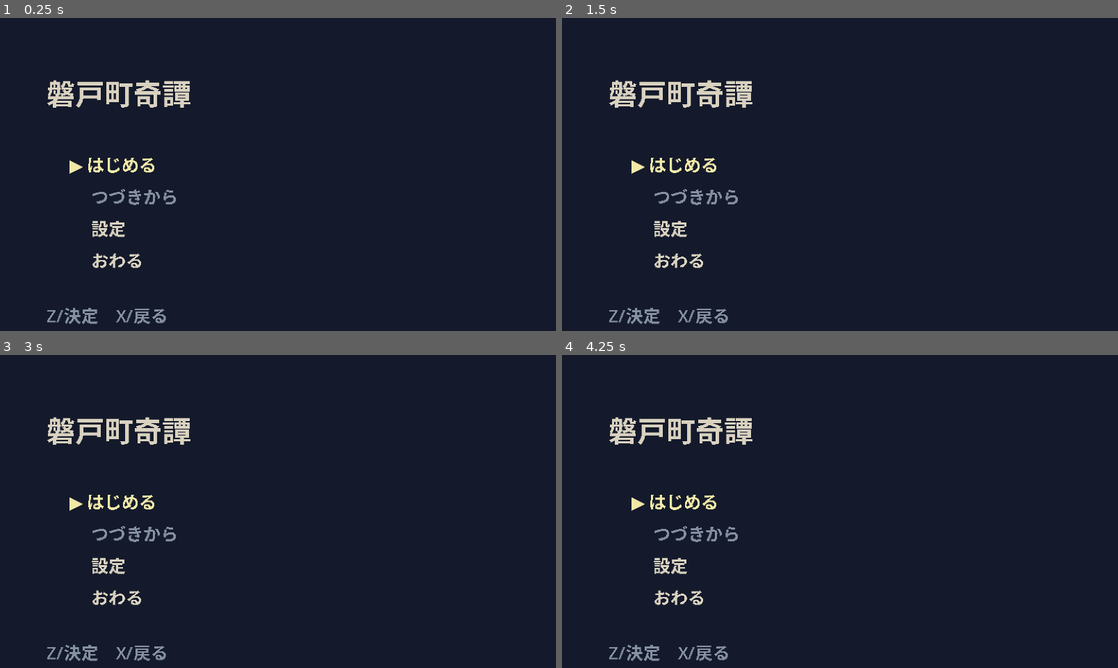
Above: before the commit, frames 1-4 (two rows, left to right).
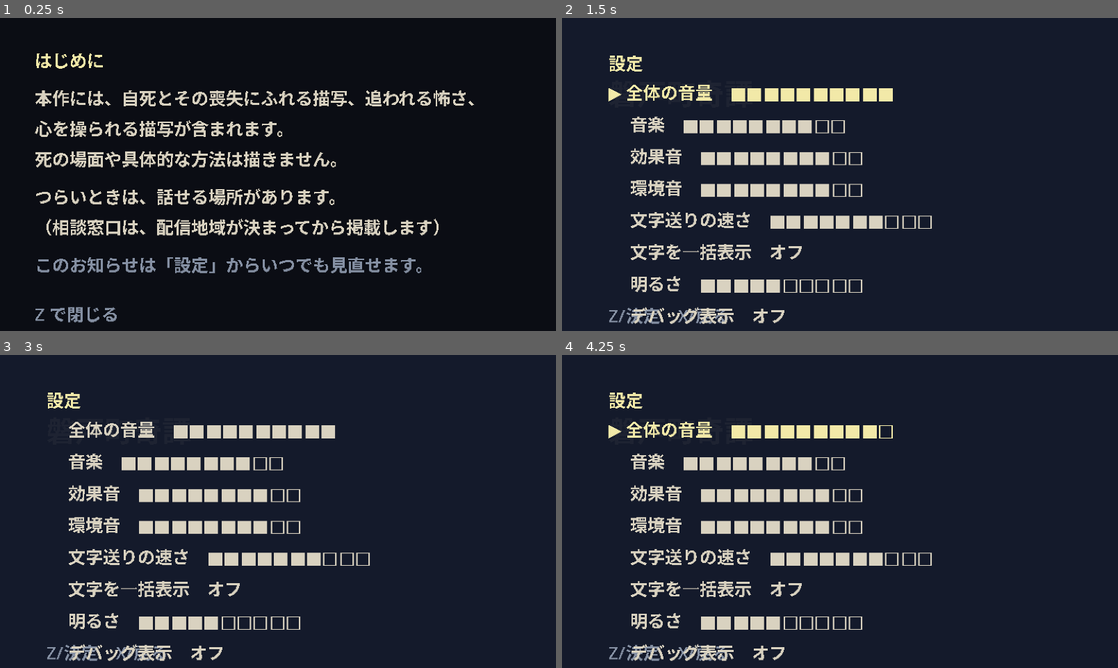
Above: after the commit, the same moments.

Repository: kijima-masaru/Ano-natsu-no-hyaku-ki-yak-
Game: Godot game, scene res://scenes/ui/title.tscn
The game is run twice, just before and just after one commit, with the same random seed, the same clock (stepped at 60 frames per second) and the same inputs.
Inputs (mouse positions are in pixels of both pictures, inside the frame that each line leads up to):
- Up to frame 1 (0.25 s): no input
- Up to frame 2 (1.5 s): tap Enter (ui_accept) at 0.5, 0.77, 1.25 s; move the mouse to (962, 158) at 0.52 s; hold D (move_right) 0.53-1.28 s; hold F (flashlight) 0.53-1.28 s; click (962, 158) at 0.67 s; move the mouse to (728, 190) at 1.27 s; hold S (move_down) from 1.28 s (still down); tap Z (interact) at 1.35 s; click (728, 190) at 1.42 s
- Up to frame 3 (3 s): tap Enter (ui_accept) at 1.52, 2, 2.75 s; move the mouse to (333, 442) at 2.02 s; release S (move_down) at 2.03 s; hold D (move_right) 2.03-2.78 s; hold N (open_notebook) 2.03-2.78 s; click (333, 442) at 2.17 s; move the mouse to (250, 574) at 2.77 s; hold W (move_up) from 2.78 s (still down); tap Shift (sneak) at 2.85 s; click (250, 574) at 2.92 s
- Up to frame 4 (4.25 s): tap Enter (ui_accept) at 3.02, 3.5, 3.77 s; move the mouse to (1006, 558) at 3.52 s; release W (move_up) at 3.53 s; hold A (move_left) from 3.53 s (still down); hold F (flashlight) from 3.53 s (still down); click (1006, 558) at 3.67 s

The runs differ from the first frame. In frame 1, 10% of the frame differs, in the area x 6-86%, y 11-98%; in frame 2, 10%, in the area x 8-67%, y 12-98%; in frame 3, 10%; in frame 4, 10%.
Error before the commit: Parse Error: Identifier "AudioMixer" not declared in the current scope. (res://scripts/autoload/audio_manager.gd:69)

Commit message:
refactor: 暗転・音の配線・追跡者のデバッグ描画を切り出す
- ScreenFade：暗転層の生成とアルファの Tween（SceneRouter の遷移と fade アクション）
- AudioMixer：バス作成・プレイヤー生成・音量・クロスフェード（AudioManager は何を鳴らすかだけ）
- StalkerView：debug_overlay の状態名・聴覚半径・視界扇形の描画（stalker.gd は状態機械と移動）

Co-Authored-By: Claude Fable 5.1 <noreply@anthropic.com>
Claude-Session: https://claude.ai/code/session_012m8V77zujmRXRRP5JutGJS

Diff:
--- a/scripts/actors/stalker.gd
+++ b/scripts/actors/stalker.gd
@@ -294,15 +294,8 @@
 func _draw() -> void:
 	if not bool(SaveManager.get_setting("debug_overlay")):
 		return
-	var hearing: float = AudioManager.last_noise_radius * hearing_multiplier()
-	draw_arc(Vector2.ZERO, maxf(hearing, 8.0), 0.0, TAU, 32, Palette.with_alpha(Palette.FLUORESCENT, 0.5), 1.0)
-	var forward: float = Vector2(facing).angle()
-	var pts: PackedVector2Array = PackedVector2Array([Vector2.ZERO])
-	for i: int in 9:
-		var a: float = forward - vision_half_angle() + vision_half_angle() * 2.0 * i / 8.0
-		pts.append(Vector2.from_angle(a) * vision_range())
-	draw_colored_polygon(pts, Palette.with_alpha(Palette.VENDING_RED if state == State.CHASE else Palette.STREETLAMP_GLOW, 0.2))
-	draw_string(ThemeDB.fallback_font, Vector2(-16, -26), STATE_NAMES[state], HORIZONTAL_ALIGNMENT_LEFT, -1, 10, Palette.get_color(Palette.FLUORESCENT))
+	StalkerView.draw_debug(self, STATE_NAMES[state], state == State.CHASE, facing,
+		AudioManager.last_noise_radius * hearing_multiplier(), vision_range(), vision_half_angle())
 
 
 func _process(_delta: float) -> void:
--- /dev/null
+++ b/scripts/actors/stalker_view.gd
@@ -0,0 +1,15 @@
+class_name StalkerView
+extends RefCounted
+## 追跡者のデバッグ表示（状態名・聴覚半径・視界扇形）。判断と移動は stalker.gd。ここは描くだけで状態を変えない。
+
+
+## デバッグ表示（設定 debug_overlay がオンのとき）。stalker の draw_* を使う
+static func draw_debug(stalker: Node2D, state_name: String, chasing: bool, facing: Vector2i, hearing_radius: float, vision_range: float, vision_half_angle: float) -> void:
+	stalker.draw_arc(Vector2.ZERO, maxf(hearing_radius, 8.0), 0.0, TAU, 32, Palette.with_alpha(Palette.FLUORESCENT, 0.5), 1.0)
+	var forward: float = Vector2(facing).angle()
+	var pts: PackedVector2Array = PackedVector2Array([Vector2.ZERO])
+	for i: int in 9:
+		var a: float = forward - vision_half_angle + vision_half_angle * 2.0 * i / 8.0
+		pts.append(Vector2.from_angle(a) * vision_range)
+	stalker.draw_colored_polygon(pts, Palette.with_alpha(Palette.VENDING_RED if chasing else Palette.STREETLAMP_GLOW, 0.2))
+	stalker.draw_string(ThemeDB.fallback_font, Vector2(-16, -26), state_name, HORIZONTAL_ALIGNMENT_LEFT, -1, 10, Palette.get_color(Palette.FLUORESCENT))
--- a/scripts/autoload/scene_router.gd
+++ b/scripts/autoload/scene_router.gd
@@ -271,28 +271,13 @@
 
 
 func _build_fade_layer() -> void:
-	var layer: CanvasLayer = CanvasLayer.new()
-	layer.name = "FadeLayer"
-	layer.layer = FADE_CANVAS_LAYER
-	add_child(layer)
-	_fade = ColorRect.new()
-	_fade.name = "Fade"
-	_fade.mouse_filter = Control.MOUSE_FILTER_IGNORE
-	_fade.set_anchors_preset(Control.PRESET_FULL_RECT)
-	_fade.color = Palette.with_alpha(Palette.FADE_BLACK, 0.0)
-	layer.add_child(_fade)
+	_fade = ScreenFade.build(self, FADE_CANVAS_LAYER)
 
 
 ## 画面の暗転を明示的に行う（fade アクション。終幕の間の取り方に使う）
 func fade_screen(alpha: float, seconds: float) -> void:
-	if _fade == null:
-		return
-	var tween: Tween = create_tween()
-	tween.tween_property(_fade, "color:a", clampf(alpha, 0.0, 1.0), maxf(0.0, seconds))
-	await tween.finished
+	await ScreenFade.fade(self, _fade, alpha, seconds)
 
 
 func _fade_to(alpha: float) -> void:
-	var tween: Tween = create_tween()
-	tween.tween_property(_fade, "color:a", alpha, FADE_DURATION)
-	await tween.finished
+	await ScreenFade.fade(self, _fade, alpha, FADE_DURATION)
--- /dev/null
+++ b/scripts/systems/audio_mixer.gd
@@ -0,0 +1,49 @@
+class_name AudioMixer
+extends RefCounted
+## バス・プレイヤー・音量・クロスフェードの配線。AudioManager が「何を鳴らすか」を決め、ここが「どう鳴らすか」を担う。
+
+
+## 無ければバスを作り Master へ送る
+static func ensure_buses(names: PackedStringArray) -> void:
+	for name: String in names:
+		if AudioServer.get_bus_index(name) < 0:
+			var idx: int = AudioServer.bus_count
+			AudioServer.add_bus(idx)
+			AudioServer.set_bus_name(idx, name)
+			AudioServer.set_bus_send(idx, "Master")
+
+
+static func make_player(owner: Node, bus: String, name: String) -> AudioStreamPlayer:
+	var p: AudioStreamPlayer = AudioStreamPlayer.new()
+	p.name = name
+	p.bus = bus
+	owner.add_child(p)
+	return p
+
+
+## 0〜1 の音量をバスへ。0 なら無音の dB
+static func set_bus_volume(bus: String, linear: float, silent_db: float) -> void:
+	var idx: int = AudioServer.get_bus_index(bus)
+	if idx < 0:
+		return
+	AudioServer.set_bus_volume_db(idx, silent_db if linear <= 0.0 else linear_to_db(clampf(linear, 0.0, 1.0)))
+
+
+## to_player で stream を鳴らし始め、from_player を同じ時間で消す
+static func crossfade(owner: Node, from_player: AudioStreamPlayer, to_player: AudioStreamPlayer, stream: AudioStream, target_db: float, fade: float, silent_db: float) -> void:
+	to_player.stream = stream
+	to_player.volume_db = silent_db
+	to_player.play()
+	var tween: Tween = owner.create_tween().set_parallel(true)
+	tween.tween_property(to_player, "volume_db", target_db, fade)
+	if from_player.playing:
+		tween.tween_property(from_player, "volume_db", silent_db, fade)
+		tween.chain().tween_callback(from_player.stop)
+
+
+static func fade_out(owner: Node, player: AudioStreamPlayer, fade: float, silent_db: float) -> void:
+	if not player.playing:
+		return
+	var tween: Tween = owner.create_tween()
+	tween.tween_property(player, "volume_db", silent_db, fade)
+	tween.tween_callback(player.stop)
--- /dev/null
+++ b/scripts/systems/screen_fade.gd
@@ -0,0 +1,28 @@
+class_name ScreenFade
+extends RefCounted
+## 画面全体の暗転（黒の ColorRect を最前面の CanvasLayer に置き、アルファを Tween で動かす）。
+## SceneRouter が持ち、フィールド遷移と fade アクションから使う。
+
+
+## 暗転用の層を owner の下に作り、黒の矩形を返す（初期は透明）
+static func build(owner: Node, layer_index: int) -> ColorRect:
+	var layer: CanvasLayer = CanvasLayer.new()
+	layer.name = "FadeLayer"
+	layer.layer = layer_index
+	owner.add_child(layer)
+	var rect: ColorRect = ColorRect.new()
+	rect.name = "Fade"
+	rect.mouse_filter = Control.MOUSE_FILTER_IGNORE
+	rect.set_anchors_preset(Control.PRESET_FULL_RECT)
+	rect.color = Palette.with_alpha(Palette.FADE_BLACK, 0.0)
+	layer.add_child(rect)
+	return rect
+
+
+## アルファを seconds かけて alpha へ。終わるまで待てる
+static func fade(owner: Node, rect: ColorRect, alpha: float, seconds: float) -> void:
+	if rect == null:
+		return
+	var tween: Tween = owner.create_tween()
+	tween.tween_property(rect, "color:a", clampf(alpha, 0.0, 1.0), maxf(0.0, seconds))
+	await tween.finished
Not shown, added: scripts/actors/stalker_view.gd.uid
Not shown, added: scripts/systems/audio_mixer.gd.uid
Not shown, added: scripts/systems/screen_fade.gd.uid
